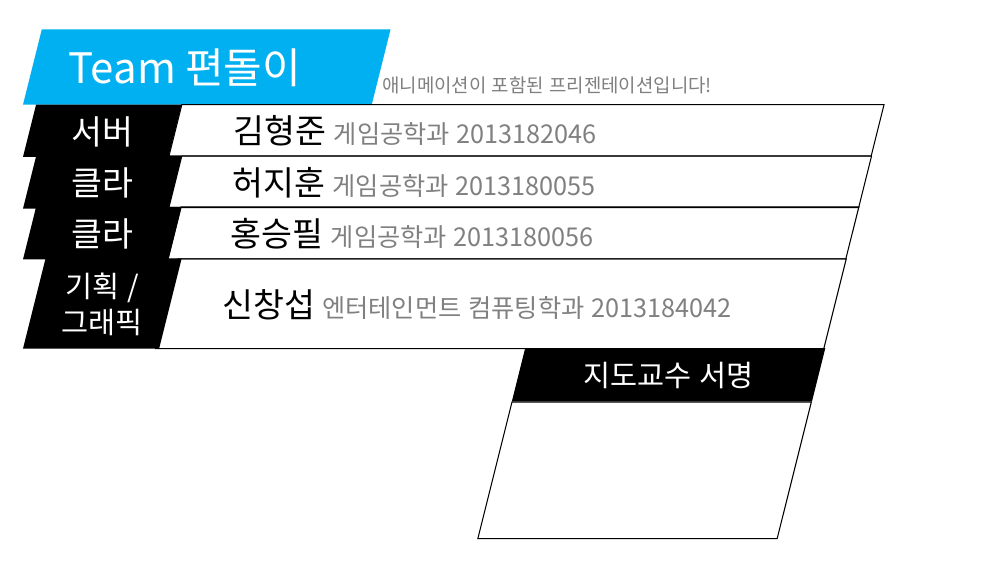
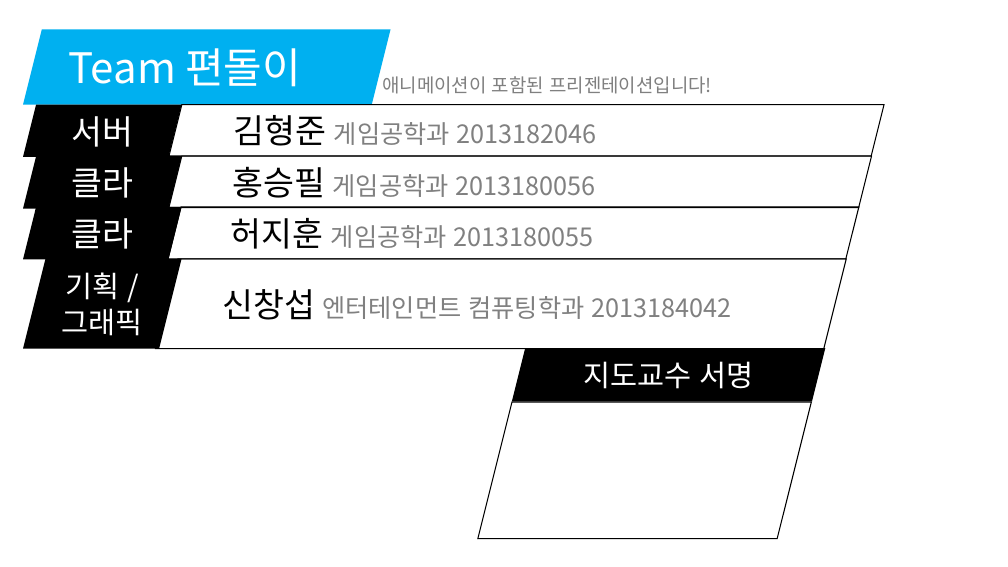
Before and after one commit to korleinster/gamebusdriver, a slide deck: slide 1 of documents/노루막이_김형준_신창섭_홍승필_허지훈.pptx. Drawn at 1008x567 pixels with LibreOffice and Linux fonts; fonts in the diff are those of the drawing; background and template pictures are left out. Boxes give left, top, right and bottom in pixels: in the first picture for what was removed or moved away, otherwise in the second. Text is boxed around its words. In the diff, an @@ line names an element or a change of style, - is before the commit and + after.

```diff
--- a/documents/노루막이_김형준_신창섭_홍승필_허지훈.pptx
+++ b/documents/노루막이_김형준_신창섭_홍승필_허지훈.pptx
@@ text in parallelogram at [233, 166, 596, 198]: text changed @@
-허지훈 게임공학과 2013180055
+홍승필 게임공학과 2013180056
@@ text in parallelogram at [231, 218, 594, 249]: text changed @@
-홍승필 게임공학과 2013180056
+허지훈 게임공학과 2013180055
```
Also in this commit, not shown: 8 other slides changed, 2 slides added.
